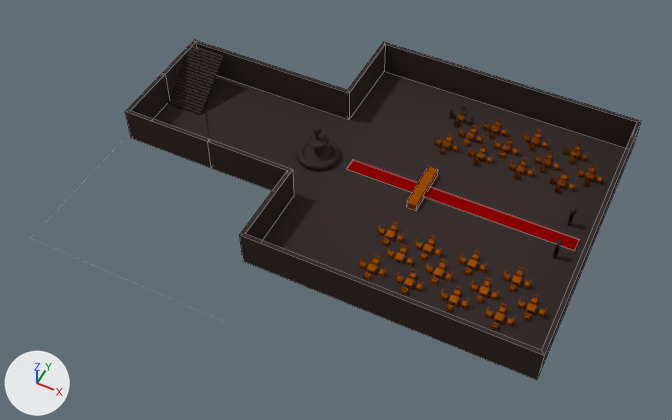
What one commit did to the Blender file scenes/Lobby/Short Lobby/Lobby.blend.
The view is the same before and after, from a camera (50 mm lens) standing at (62.3, -165.3, 182.9) and looking at (-11.2, -18.2, -1.0). The axes (+X, +Y, +Z) are drawn at lower left. The lights are the same throughout. Mesh edges are drawn as thin lines on the coarser meshes.

Before the edit, the objects in view are built like this:
```python
me_cube_000 = bpy.data.meshes.new('Cube.000')
me_cube_000.from_pydata(...)  # a box spanning x -1.0..1.0, y -1.0..1.0, z -1.0..1.0
me_cube_000.materials.append(mat_material_011)  # red #8b0100
me_cube_027 = bpy.data.meshes.new('Cube.027')
me_cube_027.from_pydata(...)  # a box spanning x -1.0..1.0, y -1.0..1.0, z -1.0..1.0
me_cube_027.materials.append(mat_material_006)  # red #8b0100
me_floor = bpy.data.meshes.new('Floor')
me_floor.from_pydata([(0.0, 0.0, 0.0), (25.0, 0.0, 0.0), (25.0, 12.0, 0.0), (62.0, 12.0, 0.0), (62.0, -28.5, 0.0), (25.0, -28.5, 0.0), (25.0, -16.5, 0.0), (12.5, -16.5, 0.0), (0.0, -16.5, 0.0), (0.0, -8.0, 0.0), (0.0, 0.5, 0.0)], [], [(0, 1, 2, 3, 4, 5, 6, 7, 8, 9, 10)])
me_floor.materials.append(mat_none_006)  # black #3a3130
me_stairs_001 = bpy.data.meshes.new('Stairs.001')
me_stairs_001.from_pydata(...)  # 302 vertices, 240 faces; spans x 0.0..0.5, y -0.03..4.0, z 0.0..3.0
me_stairs_001.materials.append(mat_none_006)  # black #3a3130
ob_cube_007 = bpy.data.objects.new('Cube.007', me_cube_000)
ob_cube_007.location = (-3.7, -4.4, 2.4)
ob_cube_007.scale = (10.3, 2.0, -0.164)
ob_cube_027 = bpy.data.objects.new('Cube.027', me_cube_027)
ob_cube_027.location = (29.0, -4.4, 2.4)
ob_cube_027.scale = (20.6, 2.0, -0.164)
ob_floor = bpy.data.objects.new('Floor', me_floor)
ob_floor.parent = ob_room
ob_floor.location = (0.0, 0.0, 0.0)
ob_stairs = bpy.data.objects.new('Stairs', me_stairs_001)
ob_stairs.location = (-66.5, -5.5, 2.2)
ob_stairs.scale = (11.1, 3.71, 3.57)
_m = ob_stairs.modifiers.new('Mirror', 'MIRROR')
_m.use_clip = True
# also in view: 'Cube.003' at (7.4, -4.3, 3.2); 'Cylinder.010' at (-23.1, -5.2, 7.7); 'Room' at (-10.0, -4.9, 7.2)
```
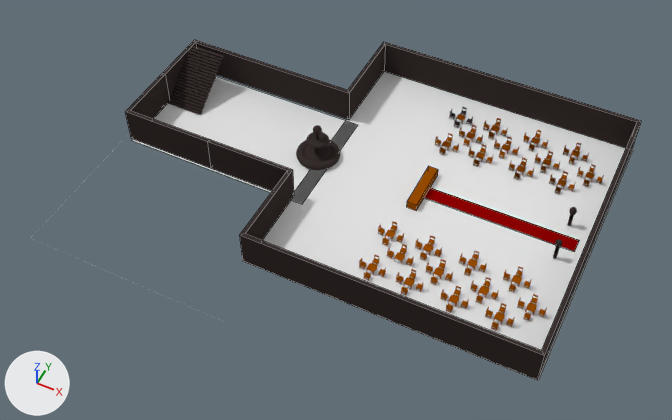
Changed parts and their boxes [x1, y1, x2, y2] in the pictures (672 x 420 px):
'Floor', deleted (black): before [154, 71, 626, 350]
'Plane', added: after [262, 71, 633, 380]
'Plane.001', added: after [132, 77, 358, 204]
'Cube.027', moved: before [424, 186, 580, 251]; after [424, 188, 579, 251]
'Cube.007', deleted (red): before [347, 159, 419, 193]

The change, as a diff of the scene's bpy script:
```diff
--- a/scenes/Lobby/Short Lobby/Lobby.blend.py
+++ b/scenes/Lobby/Short Lobby/Lobby.blend.py
@@ me_plane_002 @@
+me_plane_002.from_pydata([(0.3, -0.63, 0.0), (2.09, -0.63, 0.0), (0.3, 0.5, 0.0), (2.09, 0.5, 0.0)], [], [(0, 1, 3, 2)])
@@ me_plane @@
+me_plane.from_pydata([(-1.07, -1.4, 0.0), (1.45, -1.4, 0.0), (-1.07, 1.32, 0.0), (1.45, 1.32, 0.0)], [], [(0, 1, 3, 2)])
@@ ob_floor @@
-ob_floor = bpy.data.objects.new('Floor', me_floor)
-ob_floor.parent = ob_room
-ob_floor.location = (0.0, 0.0, 0.0)
@@ ob_cube_027 @@
 ob_cube_027 = bpy.data.objects.new('Cube.027', me_cube_027)
-ob_cube_027.location = (29.0, -4.4, 2.4)
+ob_cube_027.location = (29.0, -4.4, 2.0)
 ob_cube_027.scale = (20.6, 2.0, -0.164)
@@ ob_cube_007 @@
-ob_cube_007 = bpy.data.objects.new('Cube.007', me_cube_000)
-ob_cube_007.location = (-3.7, -4.4, 2.4)
-ob_cube_007.scale = (10.3, 2.0, -0.164)
@@ ob_plane_001 @@
+ob_plane_001 = bpy.data.objects.new('Plane.001', me_plane_002)
+ob_plane_001.location = (-81.7, -3.8, 2.0)
+ob_plane_001.scale = (30.1, 30.1, 30.1)
@@ ob_plane @@
+ob_plane = bpy.data.objects.new('Plane', me_plane)
+ob_plane.location = (9.6, -3.8, 2.0)
+ob_plane.scale = (30.1, 30.1, 30.1)
```
